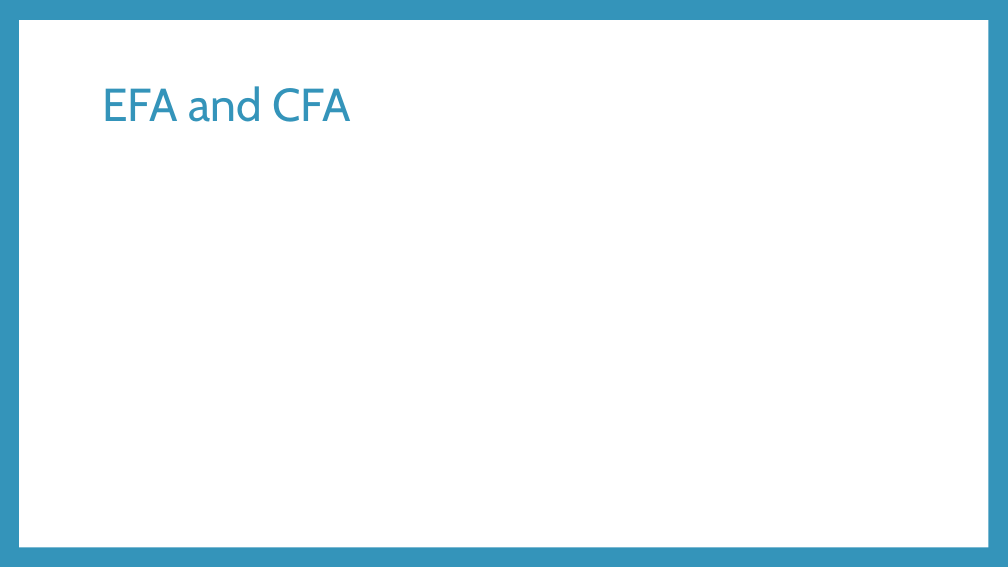
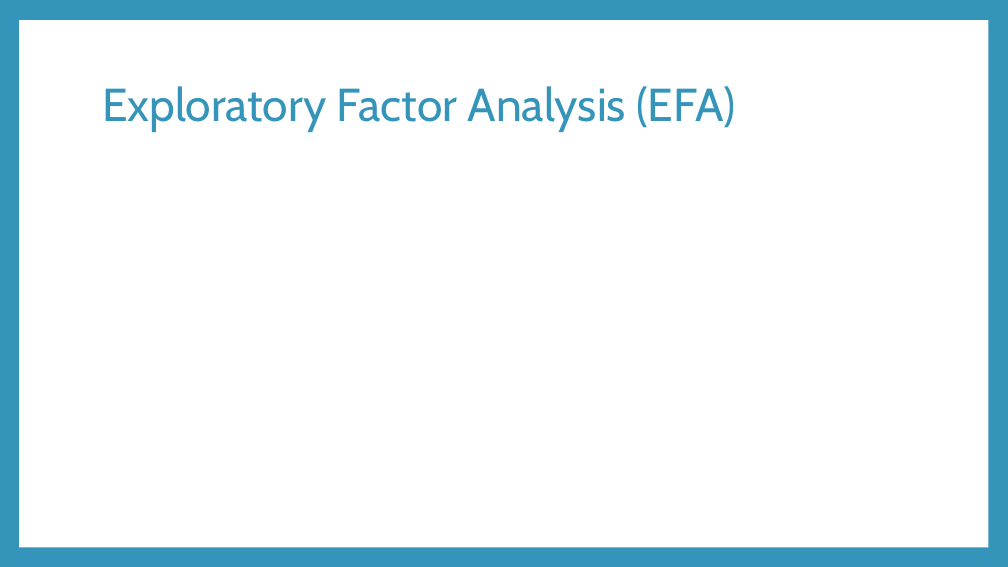
Before and after one commit to RandiLGarcia/smith-r-workshop, a slide deck: slide 9 of docs/Day 2 Slides.pptx (slide 5 before the commit). Drawn at 1008x567 pixels with LibreOffice and Linux fonts; fonts in the diff are those of the drawing. Boxes give left, top, right and bottom in pixels: in the first picture for what was removed or moved away, otherwise in the second. Text is boxed around its words. In the diff, an @@ line names an element or a change of style, - is before the commit and + after.

```diff
--- a/docs/Day 2 Slides.pptx
+++ b/docs/Day 2 Slides.pptx
@@ title at [102, 86, 735, 132]: text changed @@
-EFA and CFA
+Exploratory Factor Analysis (EFA)
```
Also in this commit, not shown: 2 other slides changed, 11 slides added, 9 other files.
